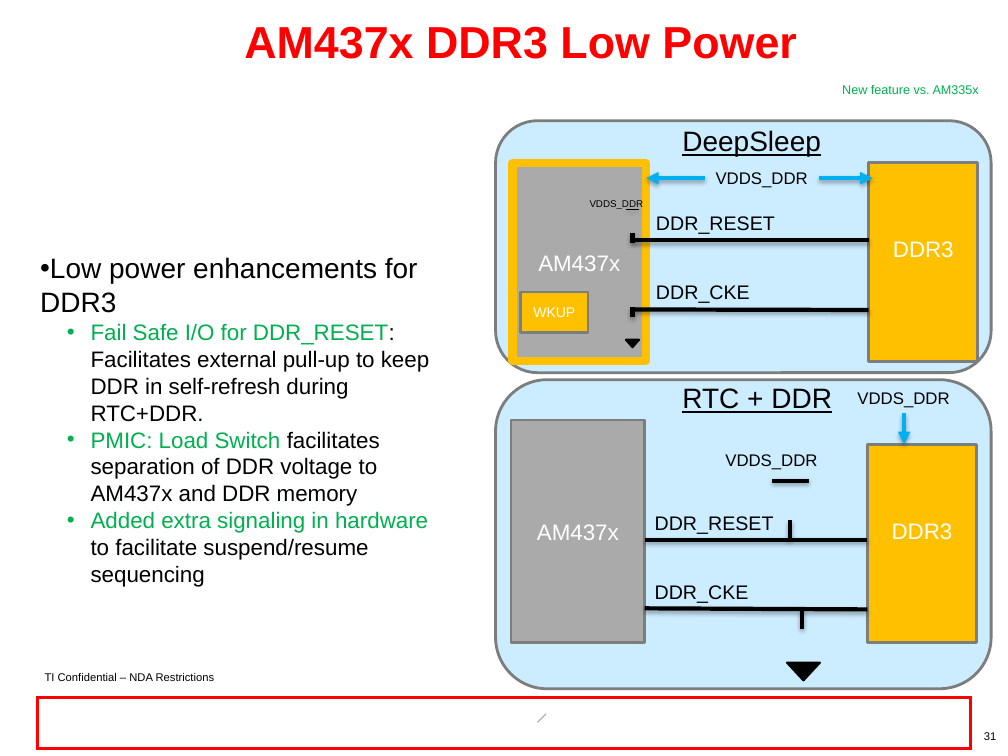
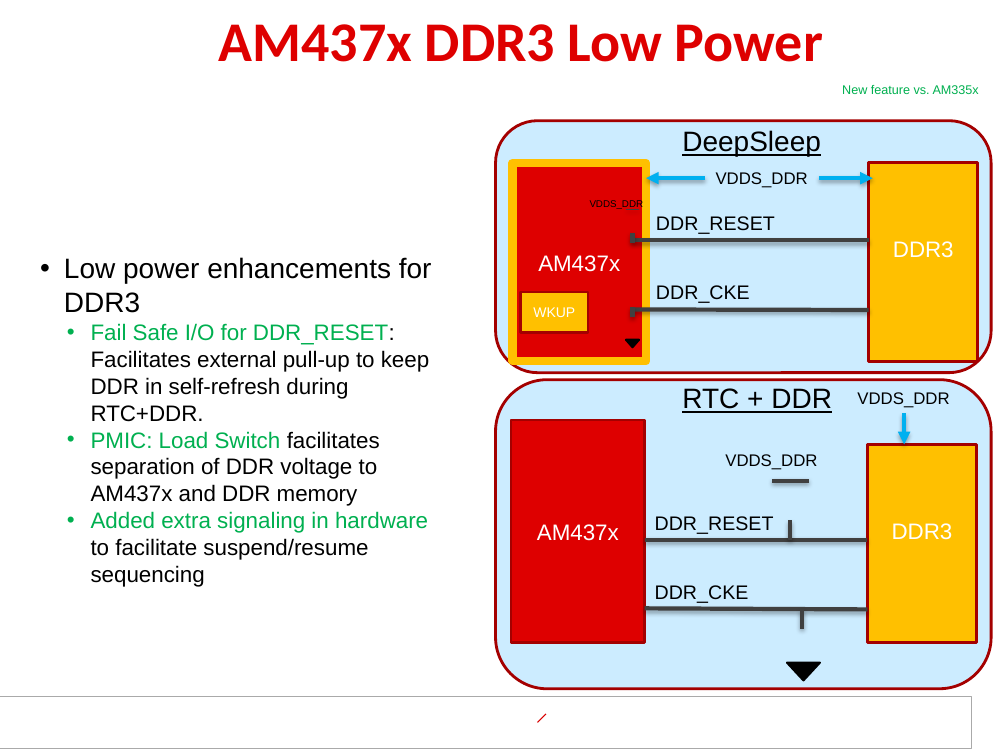
Before and after one commit to hari1989/keystone-workshop, a slide deck: slide 33 of preliminary/Working/presentations/Sitara/Ran_sitara_boot_camp_am437x_technical_overview_final.pptx (slide 31 before the commit). Drawn at 1008x756 pixels with LibreOffice and Linux fonts; fonts in the diff are those of the drawing; background and template pictures are left out. Boxes give left, top, right and bottom in pixels: in the first picture for what was removed or moved away, otherwise in the second. Text is boxed around its words. In the diff, an @@ line names an element or a change of style, - is before the commit and + after.

```diff
--- a/preliminary/Working/presentations/Sitara/Ran_sitara_boot_camp_am437x_technical_overview_final.pptx
+++ b/preliminary/Working/presentations/Sitara/Ran_sitara_boot_camp_am437x_technical_overview_final.pptx
@@ title "AM437x DDR3 Low Power" at <box>219,24,823,62</box>: size 32 to 40 pt, font Arial to Calibri, text colour #FF0000 to #DE0000 @@
@@ outline #7E7E7E 2 pt to #A40000 2 pt in 5 elements at <box>868,445,977,643</box>, <box>869,163,978,362</box>, <box>521,292,589,333</box>, <box>496,380,992,689</box>, <box>496,121,992,373</box> @@
@@ rectangle "AM437x" at <box>512,163,646,362</box>: fill #AAAAAA to #DE0000 @@
@@ line (639, 210) - (626, 210): stroke #000000 0.5 pt to #404040 0.5 pt @@
@@ line (633, 243) - (633, 233): stroke #000000 3 pt to #404040 3 pt @@
@@ line (633, 240) - (869, 240): stroke #000000 3 pt to #404040 3 pt @@
@@ line (632, 309) - (869, 310): stroke #000000 3 pt to #404040 3 pt @@
@@ line (632, 318) - (633, 307): stroke #000000 3 pt to #404040 3 pt @@
@@ rectangle "AM437x" at <box>511,420,645,643</box>: fill #AAAAAA to #DE0000; outline #7E7E7E 2 pt to #A40000 2 pt @@
@@ line (808, 481) - (772, 481): stroke #000000 3 pt to #404040 3 pt @@
@@ line (645, 539) - (868, 539): stroke #000000 3 pt to #404040 3 pt @@
@@ line (790, 539) - (790, 520): stroke #000000 3 pt to #404040 3 pt @@
@@ line (645, 609) - (868, 610): stroke #000000 3 pt to #404040 3 pt @@
@@ line (802, 629) - (802, 610): stroke #000000 3 pt to #404040 3 pt @@
@@ text removed at <box>45,673,215,681</box> @@
-TI Confidential – NDA Restrictions
@@ rectangle added at <box>0,697,972,748</box>, fill #FFFFFF, outline #AAAAAA 0.75 pt @@
@@ rectangle: place and size @@
-rectangle at <box>37,698,971,749</box>
+rectangle at <box>5,698,969,748</box>
@@ rectangle at <box>5,698,969,748</box>: fill none to #FFFFFF; outline #FF0000 2 pt to none @@
@@ line (537, 723) - (546, 714): stroke #A6A6A6 0.75 pt to #D90000 0.75 pt @@
@@ page number removed at <box>984,732,996,740</box> @@
-31
```
Also in this commit, not shown: 49 other slides changed, 5 slides added, 3 slides removed.
